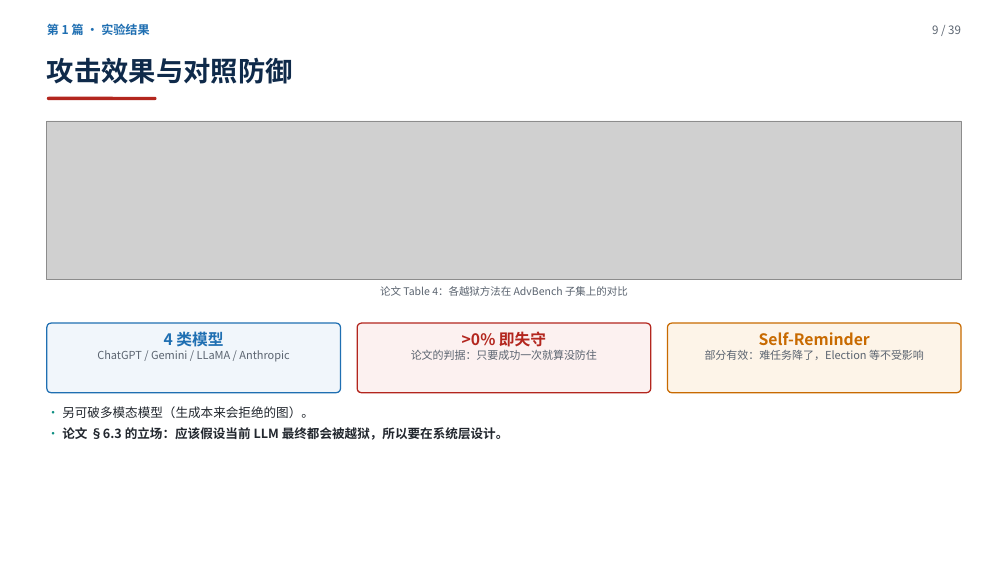
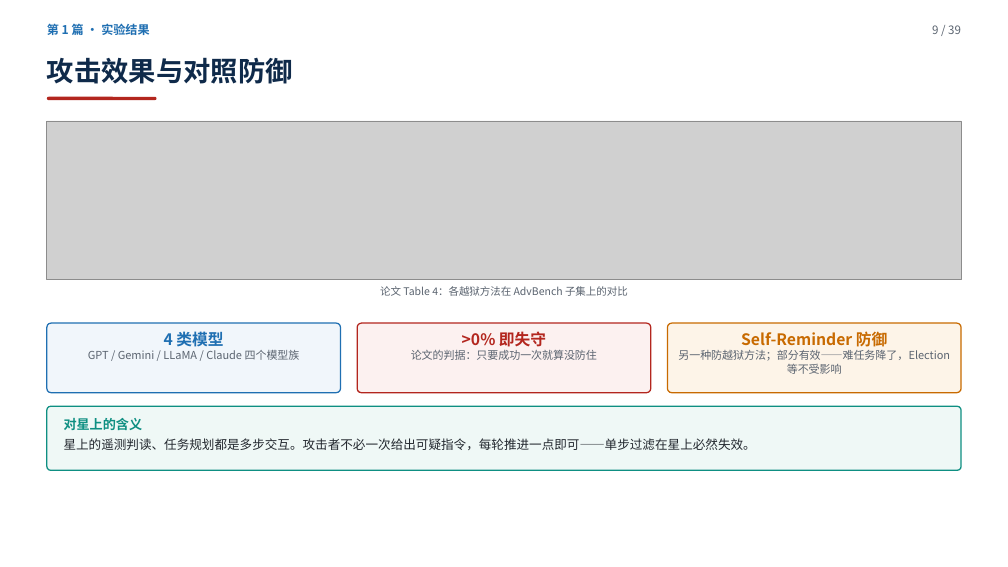
Before and after one commit to yiiiiiii1/multi-agent-remote-sensing, a slide deck: slide 9 of 阶段2-卫星多智能体防御/presentations/卫星多智能体安全调研汇报.pptx. Drawn at 1008x567 pixels with LibreOffice and Linux fonts; fonts in the diff are those of the drawing; grey boxes stand for pictures. Boxes give left, top, right and bottom in pixels: in the first picture for what was removed or moved away, otherwise in the second. Text is boxed around its words. In the diff, an @@ line names an element or a change of style, - is before the commit and + after.

Commit message:
采纳豆包审查：①第2篇出处改 AIWILD Workshop @ ICML 2026（原标 ICML 主会，硬伤）②VIGIL 补第5个组件③CaMeL 8个模型补全④去旁白与工作痕迹⑤术语解释⑥多步/多轮统一⑦落点表自洽⑧CaMeL与Design Patterns对调⑨每篇实验页新增「对星上的含义」⑩收尾改成方向性判断

```diff
--- a/阶段2-卫星多智能体防御/presentations/卫星多智能体安全调研汇报.pptx
+++ b/阶段2-卫星多智能体防御/presentations/卫星多智能体安全调研汇报.pptx
@@ text at [88,350,300,360]: text changed @@
-ChatGPT / Gemini / LLaMA / Anthropic
+GPT / Gemini / LLaMA / Claude 四个模型族
@@ text at [678,332,950,374]: text changed @@
-Self-Reminder
-部分有效：难任务降了，Election 等不受影响
+Self-Reminder 防御
+另一种防越狱方法；部分有效——难任务降了，Election 等不受影响
@@ rounded rectangle: place and size @@
-rounded rectangle at [62,406,509,440]
+rounded rectangle at [47,406,961,470]
@@ rounded rectangle at [47,406,961,470]: fill none to #EFF8F6; outline none to #0E8F82 1.2 pt @@
@@ text in rounded rectangle at [62,406,509,440]: text removed @@
-· 另可破多模态模型（生成本来会拒绝的图）。
-· 论文 §6.3 的立场：应该假设当前 LLM 最终都会被越狱，所以要在系统层设计。
@@ text added at [64,418,756,450], 12 pt, text #22272E @@
+对星上的含义
+星上的遥测判读、任务规划都是多步交互。攻击者不必一次给出可疑指令，每轮推进一点即可——单步过滤在星上必然失效。
```
Also in this commit, not shown: 24 other slides changed, 2 other files.
